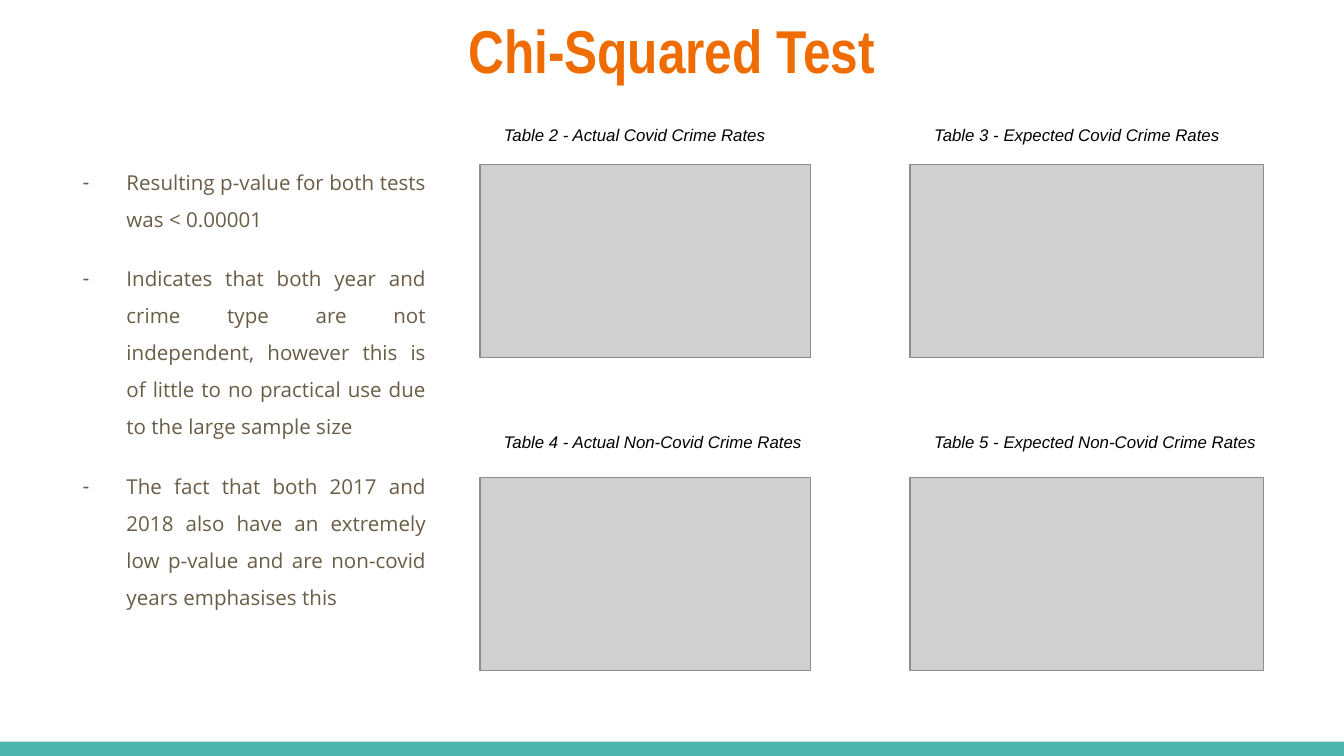
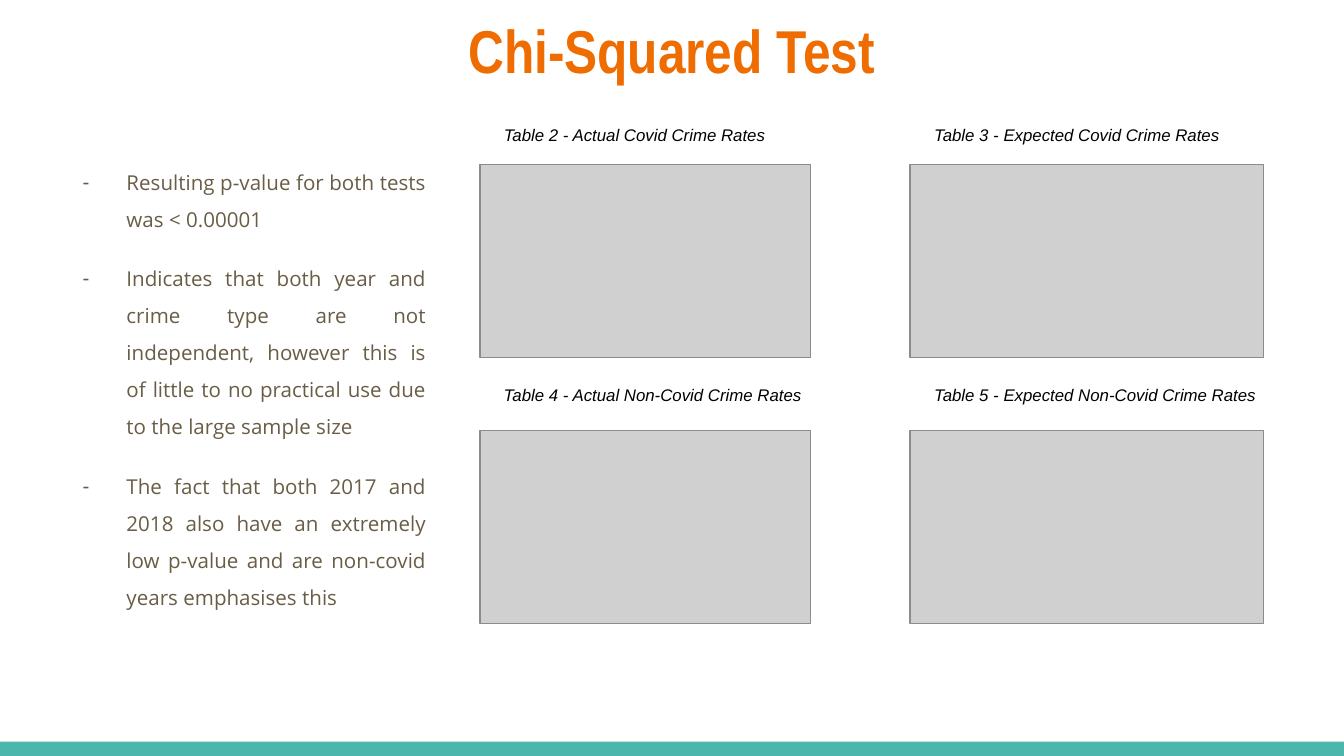
Before and after one commit to elliot-linsey/QMUL, a slide deck: slide 10 of EOY Project/Presentation.pptx. Drawn at 1344x756 pixels with LibreOffice and Linux fonts; fonts in the diff are those of the drawing; grey boxes stand for pictures. Boxes give left, top, right and bottom in pixels: in the first picture for what was removed or moved away, otherwise in the second. Text is boxed around its words. In the diff, an @@ line names an element or a change of style, - is before the commit and + after.

```diff
--- a/EOY Project/Presentation.pptx
+++ b/EOY Project/Presentation.pptx
@@ text "Table 4 - Actual Non-Covid ...": place and size @@
-text "Table 4 - Actual Non-Covid ..." at <box>504,435,801,448</box>
+text "Table 4 - Actual Non-Covid ..." at <box>504,388,801,401</box>
@@ text "Table 5 - Expected Non-Covid ...": place and size @@
-text "Table 5 - Expected Non-Covid ..." at <box>934,435,1256,452</box>
+text "Table 5 - Expected Non-Covid ..." at <box>934,388,1256,405</box>
@@ picture: place and size @@
-picture at <box>480,477,810,671</box>
+picture at <box>480,430,810,624</box>
@@ picture: place and size @@
-picture at <box>910,477,1263,671</box>
+picture at <box>910,430,1263,624</box>
```
Also in this commit, not shown: 4 other slides changed, 1 slide added, 25 other files.
